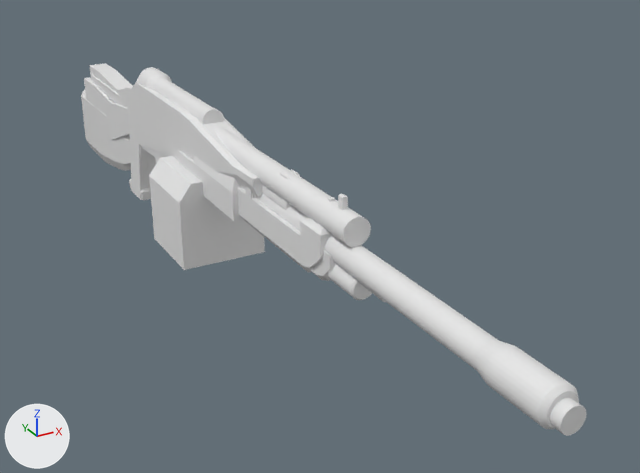
Before and after pictures for a commit that changed the Blender file Blender Files/Vector Draft.blend.
Both versions are drawn from a camera (50 mm lens) standing at (-2.97, -9.44, 3.2) and looking at (0.72, -2.74, -0.15). Every picture has the same lights, and +X, +Y and +Z are marked at lower left. The same objects are shown in both versions, whatever each file hides.
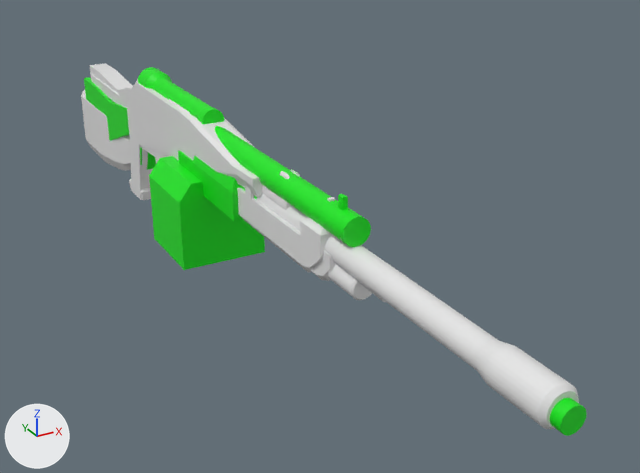
Changed parts and their boxes (x1, y1, x2, y2) in the pictures (640 x 473 px):
part 1 of me_cube_002, recoloured (white to green): (84, 77, 142, 165) in both
part 2 of me_cube_002, recoloured (white to green): (178, 151, 243, 221) in both
part 3 of me_cube_003, recoloured (white to green): (327, 194, 371, 247) in both
part 4 of me_cube_003, recoloured (white to green): (215, 126, 338, 232) in both
part 5 of me_cube_004, recoloured (white to green): (149, 156, 265, 270) in both
part 6 of me_cube_005, recoloured (white to green): (138, 67, 224, 124) in both
part 7 of me_cube_005, recoloured (white to green): (550, 398, 582, 434) in both
part 8 of me_cube_005, recoloured (white to green): (561, 406, 586, 436) in both

Edits to the bpy script that builds the scene:
```text
Change me_cube_002:
    where me_cube_002.from_pydata(...)  # 778 vertices, 712 faces; spans x -0.19..0.19, y -4.7..2.05, z -0.86..0.87
    used by ob_cube; location = (0.0, 0.0, 0.0)
    me_cube_002 part 1: 75 of the faces centred in x -0.16..0.16, y -0.17..2.05, z -0.52..0.45 switch from no material to mat_material_001 (green #00e710)
    me_cube_002 part 2: 53 of the faces centred in x -0.19..0.19, y -2.83..-1.51, z 0.22..0.76 switch from no material to mat_material_001 (green #00e710)
    add me_cube_002.materials.append(mat_material)  # white #e7e7e7
Change me_cube_003:
    where me_cube_003.from_pydata(...)  # 534 vertices, 502 faces; spans x -0.17..0.17, y -4.58..1.89, z -0.66..0.96
    used by ob_cube_001; location = (0.0, 0.0, 0.0)
    me_cube_003 part 3: 71 of the faces centred in x -0.11..0.11, y -4.58..-4.35, z 0.63..0.95 switch from no material to mat_material_001 (green #00e710)
    me_cube_003 part 4: 32 of the faces centred in x -0.11..0.11, y -3.06, z 0.63..0.85 switch from no material to mat_material_001 (green #00e710)
    add me_cube_003.materials.append(mat_material)  # white #e7e7e7
Change me_cube_004:
    where me_cube_004.from_pydata(...)  # 536 vertices, 504 faces; spans x -0.43..0.43, y -6.66..1.88, z -0.53..0.92
    used by ob_cube_002; location = (0.0, 0.0, 0.0)
    me_cube_004 part 5: all 10 faces centred in x -0.43..0.43, y -2.13..-1.28, z -0.49..0.36 switch from no material to mat_material_001 (green #00e710)
    add me_cube_004.materials.append(mat_material)  # white #e7e7e7
Change me_cube_005:
    where me_cube_005.from_pydata(...)  # 544 vertices, 482 faces; spans x -0.16..0.16, y -6.74..2.3, z -0.58..1.03
    used by ob_cube_003; location = (0.0, 0.0, 0.0)
    me_cube_005 part 6: 258 of the faces centred in x -0.15..0.15, y -2.0..-0.11, z 0.43..1.03 switch from mat_material_002 (white #e7e7e7) to mat_material_001 (green #00e710)
    me_cube_005 part 7: 32 of the faces centred in x -0.09..0.09, y -3.45, z 0.42..0.6 switch from mat_material_002 (white #e7e7e7) to mat_material_001 (green #00e710)
    me_cube_005 part 8: 1 of the faces centred in x 0.0, y -6.74, z 0.51 switch from mat_material_002 (white #e7e7e7) to mat_material_001 (green #00e710)
```
